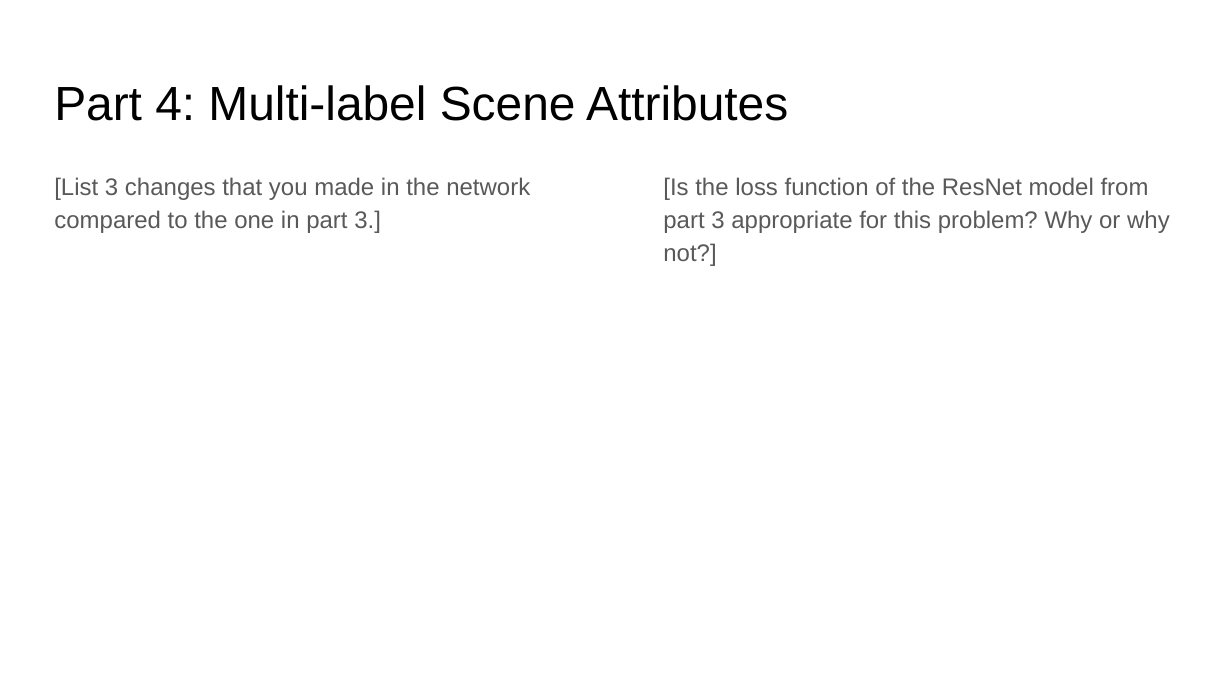
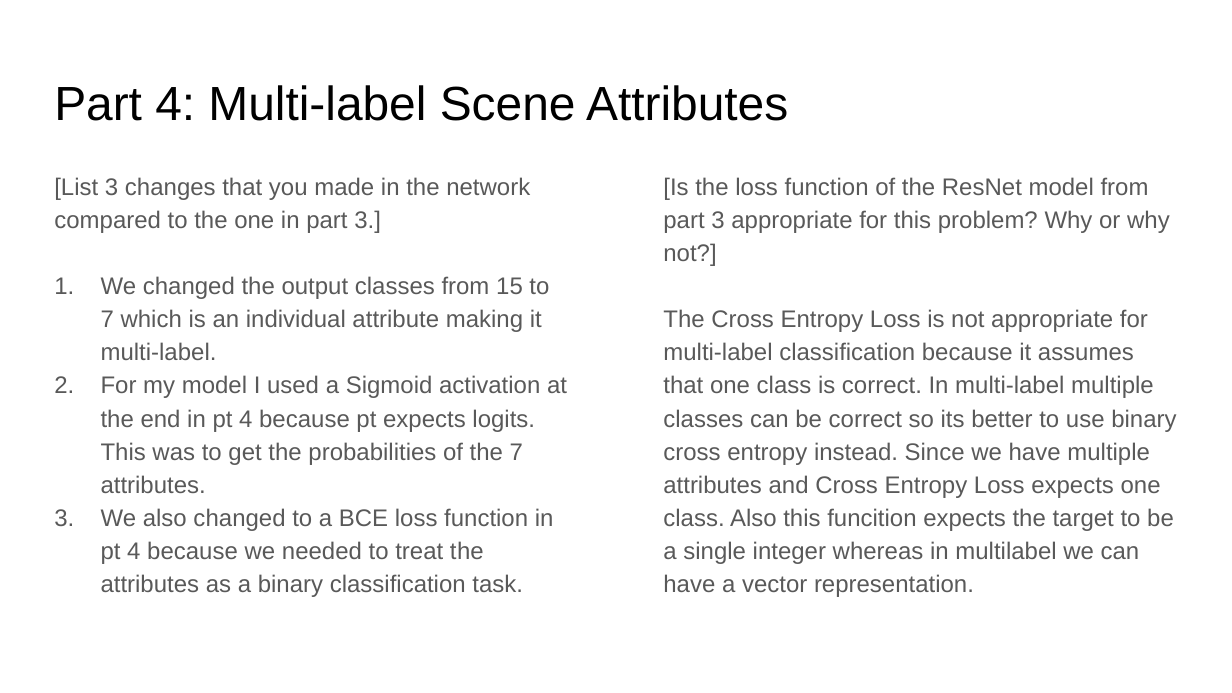
Before and after one commit to anirudh-arunkumar/ComputerVision, a slide deck: slide 13 of project-3-main/docs/proj3_report.pptx. Drawn at 1232x693 pixels with LibreOffice and Linux fonts; fonts in the diff are those of the drawing. Boxes give left, top, right and bottom in pixels: in the first picture for what was removed or moved away, otherwise in the second. Text is boxed around its words. In the diff, an @@ line names an element or a change of style, - is before the commit and + after.

```diff
--- a/project-3-main/docs/proj3_report.pptx
+++ b/project-3-main/docs/proj3_report.pptx
@@ text at box(101, 276, 567, 597): paragraphs added @@
+1. We changed the output classes from 15 to 7 which is an individual attribute making it multi-label.
+2. For my model I used a Sigmoid activation at the end in pt 4 because pt expects logits. This was to get the probabilities of the 7 attributes.
+3. We also changed to a BCE loss function in pt 4 because we needed to treat the attributes as a binary classification task.
@@ text at box(663, 309, 1176, 597): paragraph added @@
+The Cross Entropy Loss is not appropriate for multi-label classification because it assumes that one class is correct. In multi-label multiple classes can be correct so its better to use binary cross entropy instead. Since we have multiple attributes and Cross Entropy Loss expects one class. Also this funcition expects the target to be a single integer whereas in multilabel we can have a vector representation.
```
Also in this commit, not shown: 12 other slides changed, 1 slide added, 1 slide removed, 14 other files.
